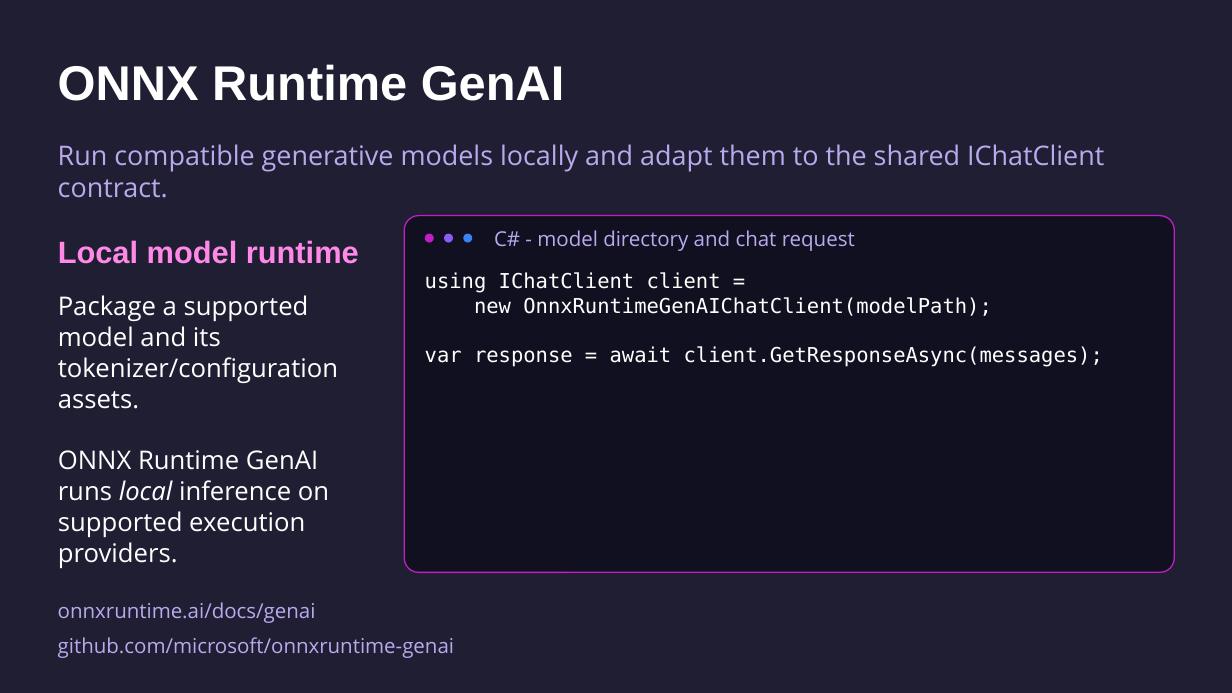
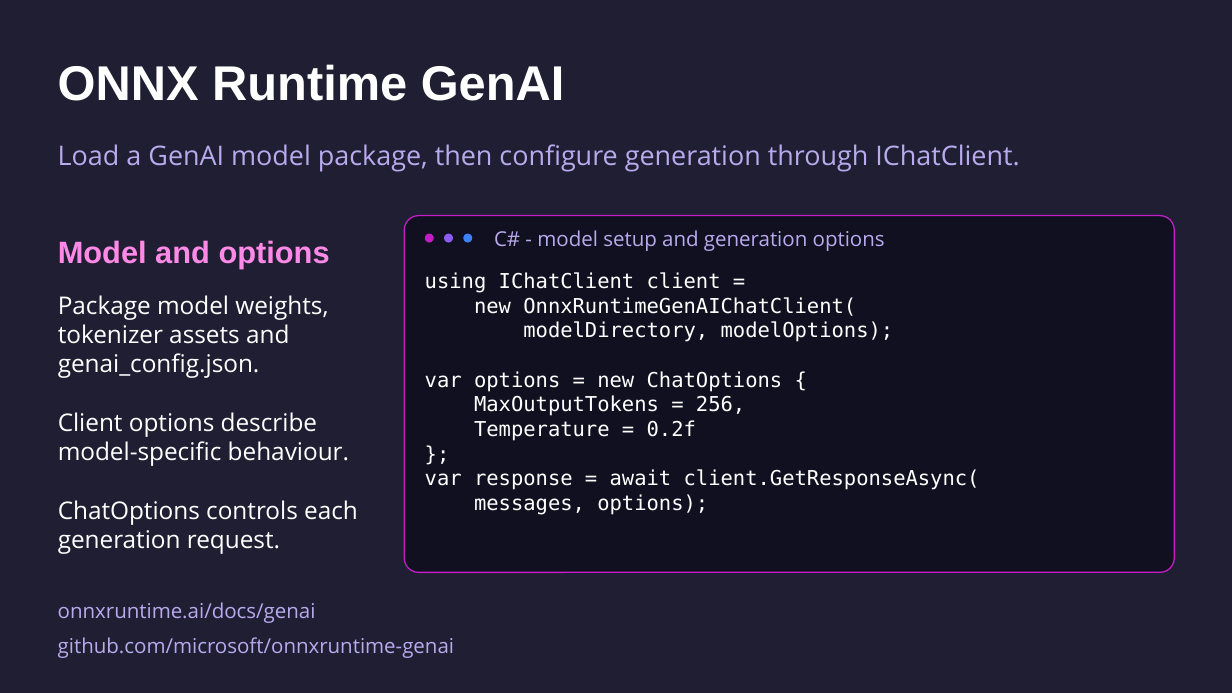
Before and after one commit to mattleibow/dotnetconf2026, a slide deck: slide 17 of slides.pptx. Drawn at 1232x693 pixels with LibreOffice and Linux fonts; fonts in the diff are those of the drawing. Boxes give left, top, right and bottom in pixels: in the first picture for what was removed or moved away, otherwise in the second. Text is boxed around its words. In the diff, an @@ line names an element or a change of style, - is before the commit and + after.

```diff
--- a/slides.pptx
+++ b/slides.pptx
@@ text at <box>58,144,1019,172</box>: text changed @@
-Run compatible generative models locally and adapt them to the shared IChatClient contract.
+Load a GenAI model package, then configure generation through IChatClient.
@@ text at <box>494,230,885,251</box>: text changed @@
-C# - model directory and chat request
+C# - model setup and generation options
@@ text at <box>58,240,330,268</box>: text changed @@
-Local model runtime
+Model and options
@@ text at <box>58,295,358,554</box>: text changed; size 20 to 19 pt @@
-Package a supported model and its tokenizer/configuration assets.
-ONNX Runtime GenAI runs local inference on supported execution providers.
+Package model weights, tokenizer assets and genai_config.json.
+Client options describe model-specific behaviour.
+ChatOptions controls each generation request.
@@ text at <box>425,297,980,515</box>: text changed @@
-new OnnxRuntimeGenAIChatClient(modelPath);
-var response = await client.GetResponseAsync(messages);
+new OnnxRuntimeGenAIChatClient(
+modelDirectory, modelOptions);
+var options = new ChatOptions {
+MaxOutputTokens = 256,
+Temperature = 0.2f
+};
+var response = await client.GetResponseAsync(
+messages, options);
```
Also in this commit, not shown: 8 other slides changed, 1 slide added, 1 slide removed.
